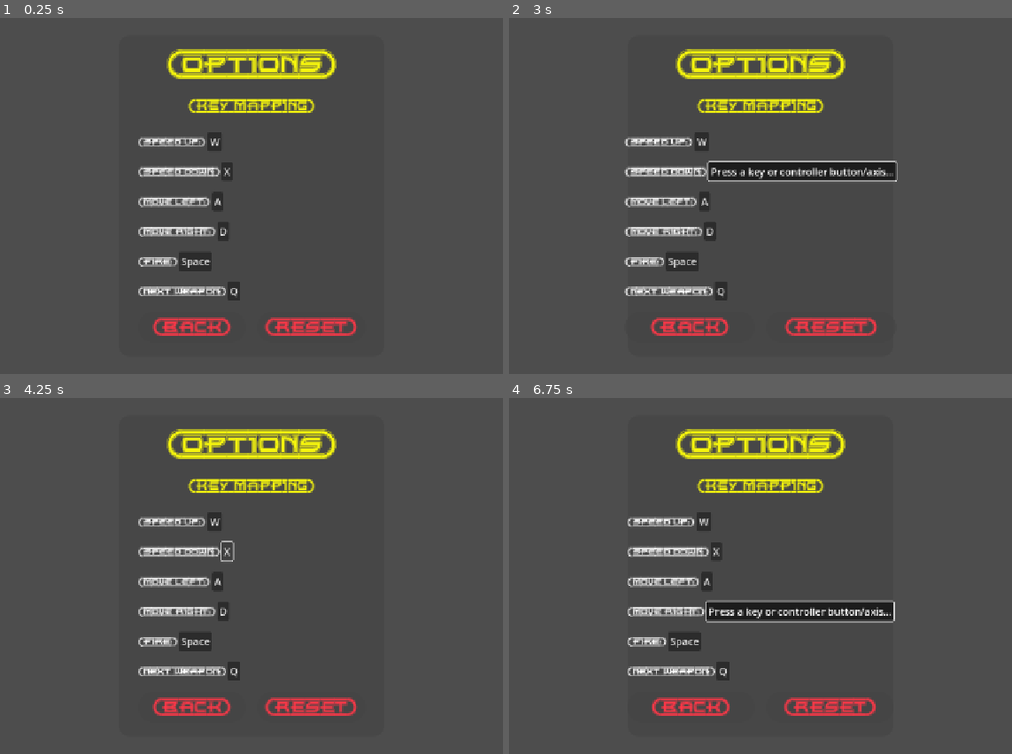
Above: before the commit, frames 1-4 (two rows, left to right).
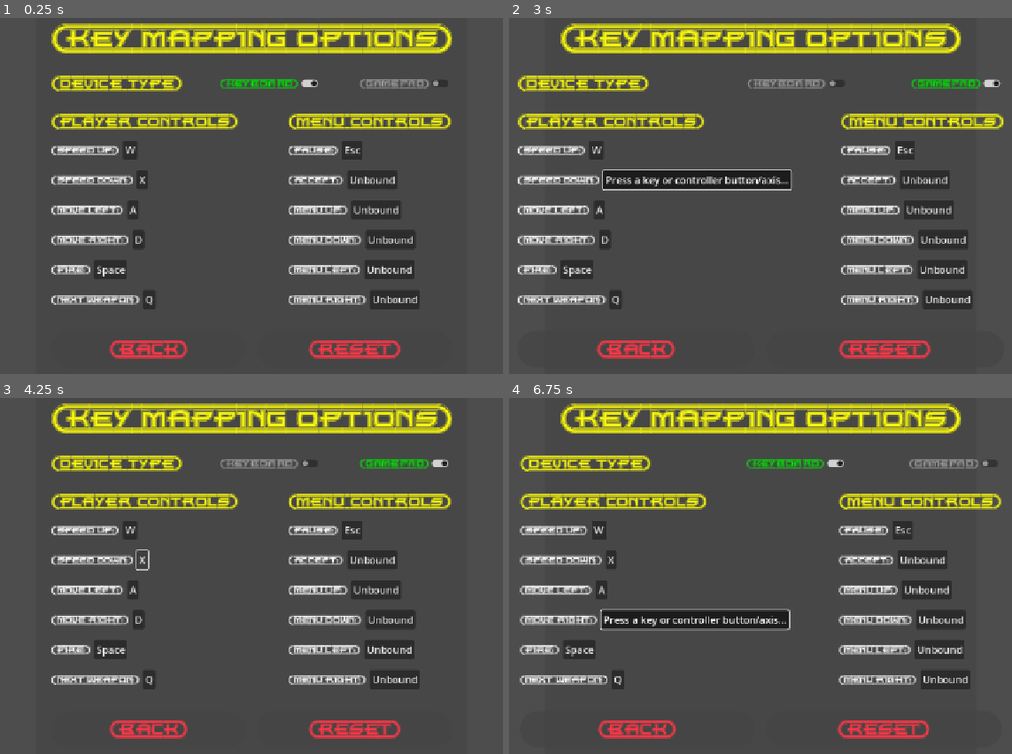
Above: after the commit, the same moments.

Repository: ikostan/SkyLockAssault
Game: Godot game, scene res://scenes/key_mapping_menu.tscn
Two runs of this game, one before a commit and one after it. Both use one fixed random seed, a clock stepped at 60 frames per second and the inputs below. This scene is started directly instead of the project's main scene. Video files are missing from this copy of the repository; at most half a second of black plays in their place. Sound files missing from this copy of the repository are replaced by a short silence.
Inputs (mouse positions are in pixels of both pictures, inside the frame that each line leads up to):
- Up to frame 1 (0.25 s): no input
- Up to frame 2 (3 s): click "W" at 0.5 s; click "Press a key or controller but…" at 1.25 s; click (775, 82) at 2 s, where only the run after the commit has a clickable "{KEYBOARD}"; click "X" at 2.75 s
- Up to frame 3 (4.25 s): click "Press a key or controller but…" at 3.5 s
- Up to frame 4 (6.75 s): click (911, 462) at 4.25 s, where only the run after the commit has a clickable "{GAMEPAD}"; click "A" at 5 s; click "Press a key or controller but…" at 5.75 s; click "D" at 6.5 s

The runs differ from the first frame. In frame 1, 25% of the frame differs, in the area x 10-90%, y 1-96%; in frame 2, 28%; in frame 3, 25%; in frame 4, 28%, in the area x 2-98%, y 1-96%.

Commit message:
[FEATURE] Refactor key-mapping system to separate keyboard, mouse, and gamepad remapping. #313
Refactor key_mapping_menu.tscn in SkyLockAssault using Godot 4.5 to separate keyboard, mouse, and gamepad remapping into dedicated sub-menus or tabs, accessed from the main key mapping menu.

Currently all input remapping options are shown together in key_mapping_menu.tscn, which mixes keyboard, mouse, and gamepad controls. This makes it harder for players to locate and configure controls for their device.

We should refactor this UI to separate device types into dedicated tabs, improving organization and UX, especially as SkyLockAssault grows support for multiple control schemes.

Diff:
--- a/scenes/key_mapping_menu.tscn
+++ b/scenes/key_mapping_menu.tscn
@@ -11,6 +11,10 @@
 corner_radius_bottom_right = 20
 corner_radius_bottom_left = 20
 
+[sub_resource type="StyleBoxEmpty" id="StyleBoxEmpty_5b0ek"]
+
+[sub_resource type="StyleBoxEmpty" id="StyleBoxEmpty_312xi"]
+
 [sub_resource type="StyleBoxFlat" id="StyleBoxFlat_tmees"]
 bg_color = Color(0.2627451, 0.2627451, 0.2627451, 0.5882353)
 corner_radius_top_left = 40
@@ -67,158 +71,326 @@
 anchor_top = 0.5
 anchor_right = 0.5
 anchor_bottom = 0.5
-offset_left = -240.0
-offset_top = -290.0
-offset_right = 240.0
-offset_bottom = 290.0
+offset_left = -390.0
+offset_top = -340.0
+offset_right = 390.0
+offset_bottom = 340.0
 grow_horizontal = 2
 grow_vertical = 2
 size_flags_horizontal = 4
 size_flags_vertical = 4
 theme_override_styles/panel = SubResource("StyleBoxFlat_312xi")
 
-[node name="OptionsVBoxContainer" type="VBoxContainer" parent="Panel"]
+[node name="Options" type="VBoxContainer" parent="Panel"]
 layout_mode = 1
 anchors_preset = 8
 anchor_left = 0.5
 anchor_top = 0.5
 anchor_right = 0.5
 anchor_bottom = 0.5
-offset_left = -205.5
-offset_top = -265.0
-offset_right = 205.5
-offset_bottom = 265.0
+offset_left = -362.5
+offset_top = -310.0
+offset_right = 362.5
+offset_bottom = 310.0
 grow_horizontal = 2
 grow_vertical = 2
+theme_override_constants/separation = 40
+
+[node name="MainLabel" type="Label" parent="Panel/Options"]
+layout_mode = 2
+size_flags_horizontal = 4
+theme_override_colors/font_color = Color(0.9607843, 0.9607843, 0.050980393, 1)
+theme_override_fonts/font = ExtResource("1_rbr5m")
+theme_override_font_sizes/font_size = 55
+text = "{KEY=MAPPING=OPTIONS}"
+
+[node name="DeviceTypeContainer" type="HBoxContainer" parent="Panel/Options"]
+layout_mode = 2
+theme_override_constants/separation = 49
+alignment = 1
+
+[node name="DeviceTypeLabel" type="Label" parent="Panel/Options/DeviceTypeContainer"]
+layout_mode = 2
+size_flags_horizontal = 2
+theme_override_colors/font_color = Color(0.9607843, 0.9607843, 0.050980393, 1)
+theme_override_fonts/font = ExtResource("1_rbr5m")
+theme_override_font_sizes/font_size = 30
+text = "{DEVICE=TYPE}"
+vertical_alignment = 1
+
+[node name="Keyboard" type="CheckButton" parent="Panel/Options/DeviceTypeContainer"]
+layout_mode = 2
+size_flags_horizontal = 6
+theme_override_colors/font_color = Color(0.60784316, 0.60784316, 0.60784316, 1)
+theme_override_colors/font_focus_color = Color(0.60784316, 0.60784316, 0.60784316, 0.92156863)
+theme_override_colors/font_pressed_color = Color(0, 0.8784314, 0.007843138, 1)
+theme_override_colors/font_hover_color = Color(0.60784316, 0.60784316, 0.60784316, 0.92156863)
+theme_override_colors/font_hover_pressed_color = Color(0, 0.8784314, 0.007843138, 0.9019608)
+theme_override_colors/font_disabled_color = Color(0.60784316, 0.60784316, 0.60784316, 1)
+theme_override_fonts/font = ExtResource("1_rbr5m")
+theme_override_font_sizes/font_size = 20
+theme_override_styles/focus = SubResource("StyleBoxEmpty_5b0ek")
+button_pressed = true
+text = "{KEYBOARD}"
+
+[node name="Gamepad" type="CheckButton" parent="Panel/Options/DeviceTypeContainer"]
+layout_mode = 2
+size_flags_horizontal = 8
+theme_override_colors/font_color = Color(0.60784316, 0.60784316, 0.60784316, 1)
+theme_override_colors/font_focus_color = Color(0.60784316, 0.60784316, 0.60784316, 0.92156863)
+theme_override_colors/font_pressed_color = Color(0, 0.8784314, 0.007843138, 1)
+theme_override_colors/font_hover_color = Color(0.60784316, 0.60784316, 0.60784316, 0.92156863)
+theme_override_colors/font_hover_pressed_color = Color(0, 0.8784314, 0.007843138, 0.9019608)
+theme_override_colors/font_disabled_color = Color(0.60784316, 0.60784316, 0.60784316, 1)
+theme_override_fonts/font = ExtResource("1_rbr5m")
+theme_override_font_sizes/font_size = 20
+theme_override_styles/focus = SubResource("StyleBoxEmpty_312xi")
+text = "{GAMEPAD}"
+
+[node name="KeyMapContainer" type="HBoxContainer" parent="Panel/Options"]
+layout_mode = 2
+size_flags_vertical = 3
+theme_override_constants/separation = 90
+
+[node name="PlayerKeyMap" type="VBoxContainer" parent="Panel/Options/KeyMapContainer"]
+layout_mode = 2
 theme_override_constants/separation = 20
 
-[node name="MainLabel" type="Label" parent="Panel/OptionsVBoxContainer"]
-layout_mode = 2
-size_flags_horizontal = 4
+[node name="Label" type="Label" parent="Panel/Options/KeyMapContainer/PlayerKeyMap"]
+layout_mode = 2
+size_flags_horizontal = 0
 size_flags_vertical = 6
 theme_override_colors/font_color = Color(0.9607843, 0.9607843, 0.050980393, 1)
 theme_override_fonts/font = ExtResource("1_rbr5m")
-theme_override_font_sizes/font_size = 55
-text = "{OPTIONS}"
-
-[node name="Label" type="Label" parent="Panel/OptionsVBoxContainer"]
-layout_mode = 2
-size_flags_horizontal = 4
+theme_override_font_sizes/font_size = 30
+text = "{PLAYER=CONTROLS}"
+vertical_alignment = 1
+
+[node name="KeyMappingSpeedUp" type="HBoxContainer" parent="Panel/Options/KeyMapContainer/PlayerKeyMap"]
+layout_mode = 2
+tooltip_text = "Key mapping for forward button"
+theme_override_constants/separation = 8
+
+[node name="Label" type="Label" parent="Panel/Options/KeyMapContainer/PlayerKeyMap/KeyMappingSpeedUp"]
+layout_mode = 2
+theme_override_fonts/font = ExtResource("1_rbr5m")
+theme_override_font_sizes/font_size = 18
+text = "{SPEED=UP:}"
+
+[node name="SpeedUpInputRemap" type="Button" parent="Panel/Options/KeyMapContainer/PlayerKeyMap/KeyMappingSpeedUp"]
+layout_direction = 3
+layout_mode = 2
+theme_override_font_sizes/font_size = 18
+script = ExtResource("2_5b0ek")
+action = "speed_up"
+
+[node name="KeyMappingSpeedDown" type="HBoxContainer" parent="Panel/Options/KeyMapContainer/PlayerKeyMap"]
+layout_mode = 2
+tooltip_text = "Key mapping for backward button"
+theme_override_constants/separation = 8
+
+[node name="Label" type="Label" parent="Panel/Options/KeyMapContainer/PlayerKeyMap/KeyMappingSpeedDown"]
+layout_mode = 2
+theme_override_fonts/font = ExtResource("1_rbr5m")
+theme_override_font_sizes/font_size = 18
+text = "{SPEED=DOWN:}"
+
+[node name="SpeedDownInputRemap" type="Button" parent="Panel/Options/KeyMapContainer/PlayerKeyMap/KeyMappingSpeedDown"]
+layout_mode = 2
+theme_override_font_sizes/font_size = 18
+script = ExtResource("2_5b0ek")
+action = "speed_down"
+
+[node name="KeyMappingLeft" type="HBoxContainer" parent="Panel/Options/KeyMapContainer/PlayerKeyMap"]
+layout_mode = 2
+tooltip_text = "Key mapping for move left button"
+theme_override_constants/separation = 8
+
+[node name="Label" type="Label" parent="Panel/Options/KeyMapContainer/PlayerKeyMap/KeyMappingLeft"]
+layout_mode = 2
+theme_override_fonts/font = ExtResource("1_rbr5m")
+theme_override_font_sizes/font_size = 18
+text = "{MOVE=LEFT:}"
+
+[node name="LeftInputRemap" type="Button" parent="Panel/Options/KeyMapContainer/PlayerKeyMap/KeyMappingLeft"]
+layout_mode = 2
+theme_override_font_sizes/font_size = 18
+script = ExtResource("2_5b0ek")
+action = "move_left"
+
+[node name="KeyMappingRight" type="HBoxContainer" parent="Panel/Options/KeyMapContainer/PlayerKeyMap"]
+layout_mode = 2
+tooltip_text = "Key mapping for move right button"
+theme_override_constants/separation = 8
+
+[node name="Label" type="Label" parent="Panel/Options/KeyMapContainer/PlayerKeyMap/KeyMappingRight"]
+layout_mode = 2
+theme_override_fonts/font = ExtResource("1_rbr5m")
+theme_override_font_sizes/font_size = 18
+text = "{MOVE=RIGHT:}"
+
+[node name="RightInputRemap" type="Button" parent="Panel/Options/KeyMapContainer/PlayerKeyMap/KeyMappingRight"]
+layout_mode = 2
+theme_override_font_sizes/font_size = 18
+script = ExtResource("2_5b0ek")
+action = "move_right"
+
+[node name="KeyMappingFire" type="HBoxContainer" parent="Panel/Options/KeyMapContainer/PlayerKeyMap"]
+layout_mode = 2
+tooltip_text = "Key mapping for fire button"
+theme_override_constants/separation = 8
+
+[node name="Label" type="Label" parent="Panel/Options/KeyMapContainer/PlayerKeyMap/KeyMappingFire"]
+layout_mode = 2
+theme_override_fonts/font = ExtResource("1_rbr5m")
+theme_override_font_sizes/font_size = 18
+text = "{FIRE:}"
+
+[node name="FireInputRemap" type="Button" parent="Panel/Options/KeyMapContainer/PlayerKeyMap/KeyMappingFire"]
+layout_mode = 2
+theme_override_font_sizes/font_size = 18
+script = ExtResource("2_5b0ek")
+action = "fire"
+
+[node name="KeyMappingNextWeapon" type="HBoxContainer" parent="Panel/Options/KeyMapContainer/PlayerKeyMap"]
+layout_mode = 2
+tooltip_text = "Key mapping for next weapon button"
+theme_override_constants/separation = 8
+
+[node name="Label" type="Label" parent="Panel/Options/KeyMapContainer/PlayerKeyMap/KeyMappingNextWeapon"]
+layout_mode = 2
+theme_override_fonts/font = ExtResource("1_rbr5m")
+theme_override_font_sizes/font_size = 18
+text = "{NEXT=WEAPON:}"
+
+[node name="NextWeaponInputRemap" type="Button" parent="Panel/Options/KeyMapContainer/PlayerKeyMap/KeyMappingNextWeapon"]
+layout_mode = 2
+theme_override_font_sizes/font_size = 18
+script = ExtResource("2_5b0ek")
+action = "next_weapon"
+
+[node name="MenuKeyMap" type="VBoxContainer" parent="Panel/Options/KeyMapContainer"]
+layout_mode = 2
+theme_override_constants/separation = 20
+
+[node name="Label" type="Label" parent="Panel/Options/KeyMapContainer/MenuKeyMap"]
+layout_mode = 2
+size_flags_horizontal = 0
 size_flags_vertical = 6
 theme_override_colors/font_color = Color(0.9607843, 0.9607843, 0.050980393, 1)
 theme_override_fonts/font = ExtResource("1_rbr5m")
-theme_override_font_sizes/font_size = 28
-text = "{KEY=MAPPING}"
-horizontal_alignment = 1
+theme_override_font_sizes/font_size = 30
+text = "{MENU=CONTROLS}"
 vertical_alignment = 1
 
-[node name="KeyMapVBoxContainer" type="VBoxContainer" parent="Panel/OptionsVBoxContainer"]
-layout_mode = 2
-theme_override_constants/separation = 20
-
-[node name="KeyMappingSpeedUp" type="HBoxContainer" parent="Panel/OptionsVBoxContainer/KeyMapVBoxContainer"]
-layout_mode = 2
-tooltip_text = "Key mapping for forward button"
-
-[node name="Label" type="Label" parent="Panel/OptionsVBoxContainer/KeyMapVBoxContainer/KeyMappingSpeedUp"]
-layout_mode = 2
-theme_override_fonts/font = ExtResource("1_rbr5m")
-theme_override_font_sizes/font_size = 18
-text = "{SPEED=UP:}"
-
-[node name="SpeedUpInputRemapButton" type="Button" parent="Panel/OptionsVBoxContainer/KeyMapVBoxContainer/KeyMappingSpeedUp"]
-layout_direction = 3
-layout_mode = 2
-theme_override_font_sizes/font_size = 18
-script = ExtResource("2_5b0ek")
-action = "speed_up"
-
-[node name="KeyMappingSpeedDown" type="HBoxContainer" parent="Panel/OptionsVBoxContainer/KeyMapVBoxContainer"]
-layout_mode = 2
-tooltip_text = "Key mapping for backward button"
-
-[node name="Label" type="Label" parent="Panel/OptionsVBoxContainer/KeyMapVBoxContainer/KeyMappingSpeedDown"]
-layout_mode = 2
-theme_override_fonts/font = ExtResource("1_rbr5m")
-theme_override_font_sizes/font_size = 18
-text = "{SPEED=DOWN:}"
-
-[node name="SpeedDownInputRemapButton" type="Button" parent="Panel/OptionsVBoxContainer/KeyMapVBoxContainer/KeyMappingSpeedDown"]
-layout_mode = 2
-theme_override_font_sizes/font_size = 18
-script = ExtResource("2_5b0ek")
-action = "speed_down"
-
-[node name="KeyMappingLeft" type="HBoxContainer" parent="Panel/OptionsVBoxContainer/KeyMapVBoxContainer"]
-layout_mode = 2
-tooltip_text = "Key mapping for move left button"
-
-[node name="Label" type="Label" parent="Panel/OptionsVBoxContainer/KeyMapVBoxContainer/KeyMappingLeft"]
-layout_mode = 2
-theme_override_fonts/font = ExtResource("1_rbr5m")
-theme_override_font_sizes/font_size = 18
-text = "{MOVE=LEFT:}"
-
-[node name="LeftInputRemapButton" type="Button" parent="Panel/OptionsVBoxContainer/KeyMapVBoxContainer/KeyMappingLeft"]
-layout_mode = 2
-theme_override_font_sizes/font_size = 18
-script = ExtResource("2_5b0ek")
-action = "move_left"
-
-[node name="KeyMappingRight" type="HBoxContainer" parent="Panel/OptionsVBoxContainer/KeyMapVBoxContainer"]
-layout_mode = 2
-tooltip_text = "Key mapping for move right button"
-
-[node name="Label" type="Label" parent="Panel/OptionsVBoxContainer/KeyMapVBoxContainer/KeyMappingRight"]
-layout_mode = 2
-theme_override_fonts/font = ExtResource("1_rbr5m")
-theme_override_font_sizes/font_size = 18
-text = "{MOVE=RIGHT:}"
-
-[node name="RightInputRemapButton" type="Button" parent="Panel/OptionsVBoxContainer/KeyMapVBoxContainer/KeyMappingRight"]
-layout_mode = 2
-theme_override_font_sizes/font_size = 18
-script = ExtResource("2_5b0ek")
-action = "move_right"
-
-[node name="KeyMappingFire" type="HBoxContainer" parent="Panel/OptionsVBoxContainer/KeyMapVBoxContainer"]
-layout_mode = 2
-tooltip_text = "Key mapping for fire button"
-
-[node name="Label" type="Label" parent="Panel/OptionsVBoxContainer/KeyMapVBoxContainer/KeyMappingFire"]
-layout_mode = 2
-theme_override_fonts/font = ExtResource("1_rbr5m")
-theme_override_font_sizes/font_size = 18
-text = "{FIRE:}"
-
-[node name="FireInputRemapButton" type="Button" parent="Panel/OptionsVBoxContainer/KeyMapVBoxContainer/KeyMappingFire"]
-layout_mode = 2
-theme_override_font_sizes/font_size = 18
-script = ExtResource("2_5b0ek")
-action = "fire"
-
-[node name="KeyMappingNextWeapon" type="HBoxContainer" parent="Panel/OptionsVBoxContainer/KeyMapVBoxContainer"]
-layout_mode = 2
-tooltip_text = "Key mapping for next weapon button"
-
-[node name="Label" type="Label" parent="Panel/OptionsVBoxContainer/KeyMapVBoxContainer/KeyMappingNextWeapon"]
-layout_mode = 2
-theme_override_fonts/font = ExtResource("1_rbr5m")
-theme_override_font_sizes/font_size = 18
-text = "{NEXT=WEAPON:}"
-
-[node name="NextWeaponInputRemapButton" type="Button" parent="Panel/OptionsVBoxContainer/KeyMapVBoxContainer/KeyMappingNextWeapon"]
-layout_mode = 2
-theme_override_font_sizes/font_size = 18
-script = ExtResource("2_5b0ek")
-action = "next_weapon"
-
-[node name="BtnContainer" type="HBoxContainer" parent="Panel/OptionsVBoxContainer"]
+[node name="KeyMappingPause" type="HBoxContainer" parent="Panel/Options/KeyMapContainer/MenuKeyMap"]
+layout_mode = 2
+tooltip_text = "Key mapping for next weapon button"
+theme_override_constants/separation = 8
+
+[node name="Label" type="Label" parent="Panel/Options/KeyMapContainer/MenuKeyMap/KeyMappingPause"]
+layout_mode = 2
+theme_override_fonts/font = ExtResource("1_rbr5m")
+theme_override_font_sizes/font_size = 18
+text = "{PAUSE:}"
+
+[node name="PauseInputRemap" type="Button" parent="Panel/Options/KeyMapContainer/MenuKeyMap/KeyMappingPause"]
+layout_mode = 2
+theme_override_font_sizes/font_size = 18
+script = ExtResource("2_5b0ek")
+action = "pause"
+
+[node name="KeyMappingAccept" type="HBoxContainer" parent="Panel/Options/KeyMapContainer/MenuKeyMap"]
+layout_mode = 2
+tooltip_text = "Key mapping for next weapon button"
+theme_override_constants/separation = 8
+
+[node name="Label" type="Label" parent="Panel/Options/KeyMapContainer/MenuKeyMap/KeyMappingAccept"]
+layout_mode = 2
+theme_override_fonts/font = ExtResource("1_rbr5m")
+theme_override_font_sizes/font_size = 18
+text = "{ACCEPT:}"
+
+[node name="AcceptInputRemap" type="Button" parent="Panel/Options/KeyMapContainer/MenuKeyMap/KeyMappingAccept"]
+layout_mode = 2
+theme_override_font_sizes/font_size = 18
+script = ExtResource("2_5b0ek")
+action = "accept"
+
+[node name="KeyMappingMenuUp" type="HBoxContainer" parent="Panel/Options/KeyMapContainer/MenuKeyMap"]
+layout_mode = 2
+tooltip_text = "Key mapping for next weapon button"
+theme_override_constants/separation = 8
+
+[node name="Label" type="Label" parent="Panel/Options/KeyMapContainer/MenuKeyMap/KeyMappingMenuUp"]
+layout_mode = 2
+theme_override_fonts/font = ExtResource("1_rbr5m")
+theme_override_font_sizes/font_size = 18
+text = "{MENU=UP:}"
+
+[node name="MenuUpInputRemap" type="Button" parent="Panel/Options/KeyMapContainer/MenuKeyMap/KeyMappingMenuUp"]
+layout_mode = 2
+theme_override_font_sizes/font_size = 18
+script = ExtResource("2_5b0ek")
+action = "meu_up"
+
+[node name="KeyMappingMenuDown" type="HBoxContainer" parent="Panel/Options/KeyMapContainer/MenuKeyMap"]
+layout_mode = 2
+tooltip_text = "Key mapping for next weapon button"
+theme_override_constants/separation = 8
+
+[node name="Label" type="Label" parent="Panel/Options/KeyMapContainer/MenuKeyMap/KeyMappingMenuDown"]
+layout_mode = 2
+theme_override_fonts/font = ExtResource("1_rbr5m")
+theme_override_font_sizes/font_size = 18
+text = "{MENU=DOWN:}"
+
+[node name="MenuDownInputRemap" type="Button" parent="Panel/Options/KeyMapContainer/MenuKeyMap/KeyMappingMenuDown"]
+layout_mode = 2
+theme_override_font_sizes/font_size = 18
+script = ExtResource("2_5b0ek")
+action = "menu_down"
+
+[node name="KeyMappingMenuLeft" type="HBoxContainer" parent="Panel/Options/KeyMapContainer/MenuKeyMap"]
+layout_mode = 2
+tooltip_text = "Key mapping for next weapon button"
+theme_override_constants/separation = 8
+
+[node name="Label" type="Label" parent="Panel/Options/KeyMapContainer/MenuKeyMap/KeyMappingMenuLeft"]
+layout_mode = 2
+theme_override_fonts/font = ExtResource("1_rbr5m")
+theme_override_font_sizes/font_size = 18
+text = "{MENU=LEFT:}"
+
+[node name="MenuLeftInputRemap" type="Button" parent="Panel/Options/KeyMapContainer/MenuKeyMap/KeyMappingMenuLeft"]
+layout_mode = 2
+theme_override_font_sizes/font_size = 18
+script = ExtResource("2_5b0ek")
+action = "menu_left"
+
+[node name="KeyMappingMenuRight" type="HBoxContainer" parent="Panel/Options/KeyMapContainer/MenuKeyMap"]
+layout_mode = 2
+tooltip_text = "Key mapping for next weapon button"
+theme_override_constants/separation = 8
+
+[node name="Label" type="Label" parent="Panel/Options/KeyMapContainer/MenuKeyMap/KeyMappingMenuRight"]
+layout_mode = 2
+theme_override_fonts/font = ExtResource("1_rbr5m")
+theme_override_font_sizes/font_size = 18
+text = "{MENU=RIGHT:}"
+
+[node name="MenuRightInputRemap" type="Button" parent="Panel/Options/KeyMapContainer/MenuKeyMap/KeyMappingMenuRight"]
+layout_mode = 2
+theme_override_font_sizes/font_size = 18
+script = ExtResource("2_5b0ek")
+action = "menu_right"
+
+[node name="BtnContainer" type="HBoxContainer" parent="Panel/Options"]
 layout_mode = 2
 size_flags_vertical = 3
 theme_override_constants/separation = 20
 
-[node name="ControlsBackButton" type="Button" parent="Panel/OptionsVBoxContainer/BtnContainer"]
+[node name="ControlsBackButton" type="Button" parent="Panel/Options/BtnContainer"]
 layout_mode = 2
 size_flags_horizontal = 3
 size_flags_vertical = 3
@@ -233,7 +405,7 @@
 theme_override_styles/focus = SubResource("StyleBoxEmpty_7mufp")
 text = "{BACK}"
 
-[node name="ControlResetButton" type="Button" parent="Panel/OptionsVBoxContainer/BtnContainer"]
+[node name="ControlResetButton" type="Button" parent="Panel/Options/BtnContainer"]
 layout_mode = 2
 size_flags_horizontal = 3
 size_flags_vertical = 3
@@ -248,3 +420,6 @@
 theme_override_styles/hover = SubResource("StyleBoxFlat_0yqio")
 theme_override_styles/focus = SubResource("StyleBoxEmpty_rhvir")
 text = "{RESET}"
+
+[connection signal="toggled" from="Panel/Options/DeviceTypeContainer/Keyboard" to="." method="_on_keyboard_toggled"]
+[connection signal="toggled" from="Panel/Options/DeviceTypeContainer/Gamepad" to="." method="_on_gamepad_toggled"]
--- a/scripts/input_remap_button.gd
+++ b/scripts/input_remap_button.gd
@@ -14,6 +14,12 @@
 class_name InputRemapButton
 
 extends Button
+
+# Enum for clean Inspector dropdown + match
+enum DeviceType {
+	KEYBOARD,
+	GAMEPAD,
+}
 
 const KEY_LABELS: Dictionary = {
 	Key.KEY_W: "W",
@@ -29,6 +35,20 @@
 	Key.KEY_DOWN: "Down",
 	Key.KEY_ESCAPE: "Esc"
 	# Add more as needed for arrow keys, etc.
+}
+
+# New: Custom labels for mouse buttons
+const MOUSE_BUTTON_LABELS: Dictionary = {
+	MOUSE_BUTTON_LEFT: "Left Mouse",
+	MOUSE_BUTTON_RIGHT: "Right Mouse",
+	MOUSE_BUTTON_MIDDLE: "Middle Mouse",
+	MOUSE_BUTTON_WHEEL_UP: "Wheel Up",
+	MOUSE_BUTTON_WHEEL_DOWN: "Wheel Down",
+	MOUSE_BUTTON_WHEEL_LEFT: "Wheel Left",
+	MOUSE_BUTTON_WHEEL_RIGHT: "Wheel Right",
+	MOUSE_BUTTON_XBUTTON1: "Mouse Back",
+	MOUSE_BUTTON_XBUTTON2: "Mouse Forward"
+	# Add more if needed (Godot supports up to MOUSE_BUTTON_MASK_MB_XBUTTON2)
 }
 
 # Custom labels for joypad buttons (replaces removed Input.get_joy_button_string)
@@ -64,8 +84,7 @@
 	JOY_AXIS_RIGHT_X: "Right Stick X",
 	JOY_AXIS_RIGHT_Y: "Right Stick Y",
 	JOY_AXIS_TRIGGER_LEFT: "Left Trigger",
-	JOY_AXIS_TRIGGER_RIGHT: "Right Trigger"
-	# Add more axes if your game uses them
+	JOY_AXIS_TRIGGER_RIGHT: "Right Trigger",
 }
 
 # Custom labels for common joypad axes/directions (for nice display)
--- a/scripts/key_mapping.gd
+++ b/scripts/key_mapping.gd
@@ -10,10 +10,12 @@
 var _intentional_exit: bool = false
 
 @onready
-var controls_back_button: Button = $Panel/OptionsVBoxContainer/BtnContainer/ControlsBackButton
+var controls_back_button: Button = $Panel/Options/BtnContainer/ControlsBackButton
 @onready
-var controls_reset_button: Button = $Panel/OptionsVBoxContainer/BtnContainer/ControlResetButton
-
+var controls_reset_button: Button = $Panel/Options/BtnContainer/ControlResetButton
+# NEW: Onreadys for device switcher
+@onready var keyboard: CheckButton = $Panel/Options/DeviceTypeContainer/Keyboard
+@onready var gamepad: CheckButton = $Panel/Options/DeviceTypeContainer/Gamepad
 
 func _ready() -> void:
 	## Initializes controls menu.
@@ -27,6 +29,12 @@
 	# Back button
 	if not controls_back_button.pressed.is_connected(_on_controls_back_button_pressed):
 		controls_back_button.pressed.connect(_on_controls_back_button_pressed)
+
+	# NEW: Reset button connect (add if not there—resets to defaults)
+	if not controls_reset_button.pressed.is_connected(_on_reset_pressed):
+		controls_reset_button.pressed.connect(_on_reset_pressed)
+
+	# NEW: Populate OptionButton from DeviceType enum
 
 	process_mode = Node.PROCESS_MODE_ALWAYS
 	Globals.log_message("Controls menu loaded.", Globals.LogLevel.DEBUG)
@@ -48,6 +56,11 @@
 				Callable(self, "_on_controls_back_button_pressed_js")
 			)
 			js_window.controlsBackPressed = _controls_back_button_pressed_cb
+
+
+# NEW: Reset button handler—resets InputMap to defaults and updates buttons
+func _on_reset_pressed() -> void:
+	Globals.log_message("Reset controls pressed.", Globals.LogLevel.DEBUG)
 
 
 func _on_controls_back_button_pressed() -> void:
@@ -114,3 +127,11 @@
 		Globals.LogLevel.DEBUG
 	)
 	_on_controls_back_button_pressed()
+
+
+func _on_keyboard_toggled(toggled_on: bool) -> void:
+	gamepad.button_pressed = not toggled_on
+
+
+func _on_gamepad_toggled(toggled_on: bool) -> void:
+	keyboard.button_pressed = not toggled_on
--- a/scripts/pause_menu.gd
+++ b/scripts/pause_menu.gd
@@ -51,7 +51,7 @@
 	## :rtype: void
 	if not visible and Globals.options_open:
 		return
-	if event.is_action_pressed("ui_cancel"):
+	if event.is_action_pressed("pause"):
 		toggle_pause()
 
 
--- a/scripts/settings.gd
+++ b/scripts/settings.gd
@@ -6,9 +6,11 @@
 extends Node
 
 const CONFIG_PATH: String = "user://settings.cfg"
+
 const ACTIONS: Array[String] = [
 	"speed_up", "speed_down", "move_left", "move_right", "fire", "next_weapon", "pause"
 ]
+
 const DEFAULT_KEYS: Dictionary = {
 	"speed_up": KEY_W,
 	"speed_down": KEY_X,
@@ -17,6 +19,12 @@
 	"fire": KEY_SPACE,
 	"next_weapon": KEY_Q,
 	"pause": KEY_ESCAPE,
+	"ui_up": KEY_UP,
+	"ui_down": KEY_DOWN,
+	"ui_left": KEY_LEFT,
+	"ui_right": KEY_RIGHT,
+	"ui_accept": KEY_ENTER,
+	"ui_focus_next": KEY_TAB
 }
 
 var _needs_migration: bool = false  # Flag for old-format upgrade
Not shown: 1 places in scenes/key_mapping_menu.tscn that only renumber resources
